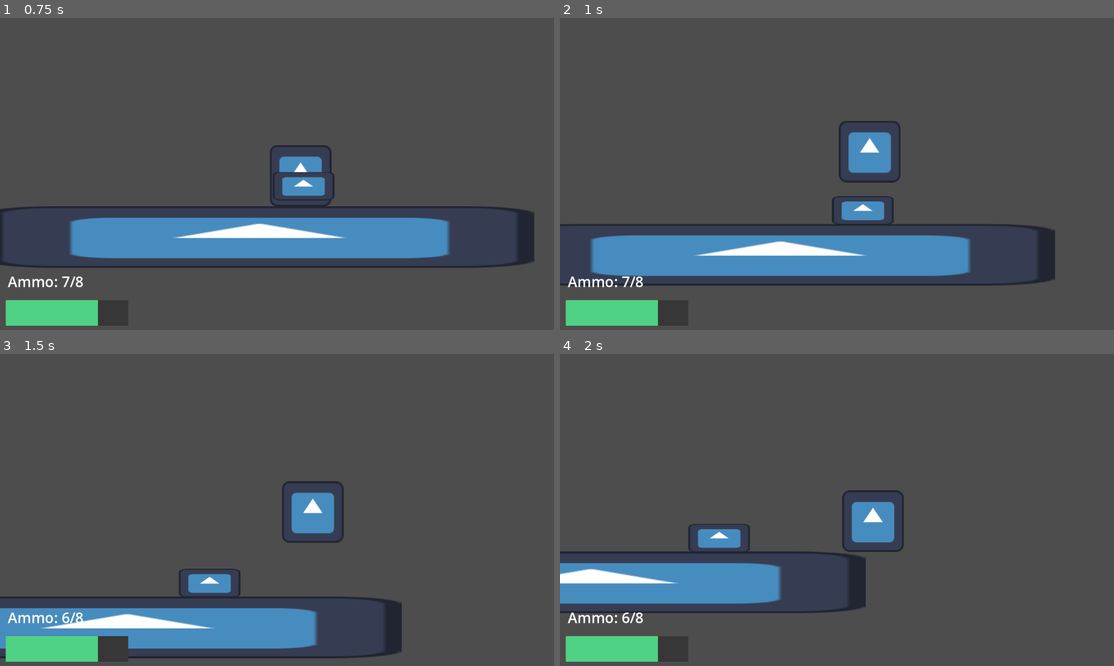
Above: before the commit, frames 1-4 (two rows, left to right).
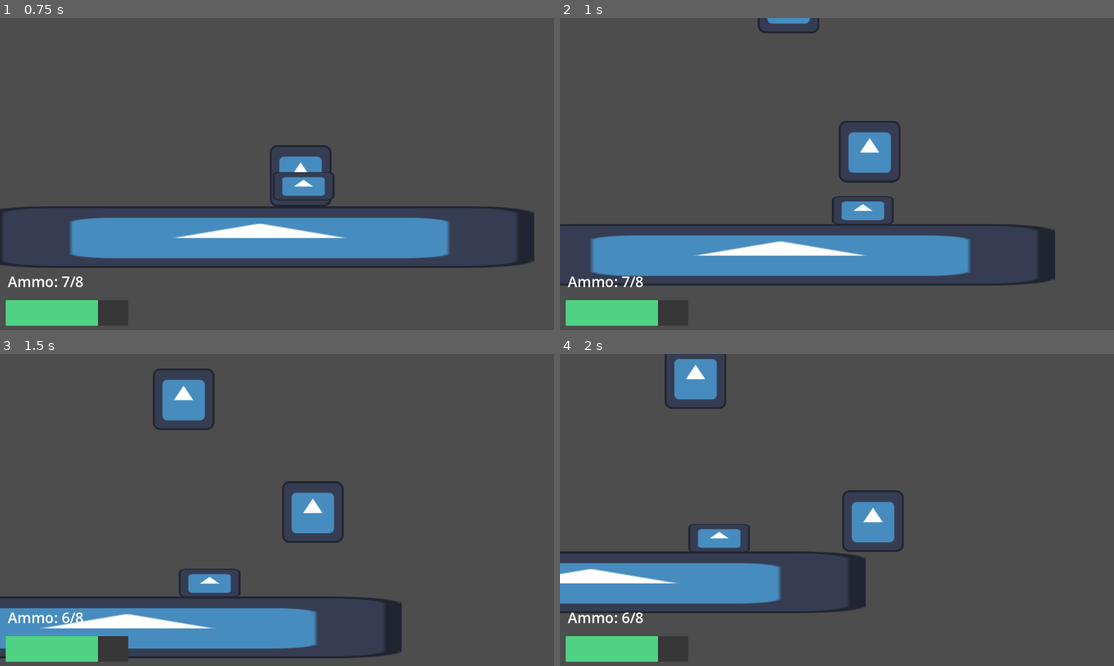
Above: after the commit, the same moments.

Repository: dzfrias/gladiator
Game: Godot game, scene res://scenes/test_scene.tscn
Two runs of this game, one before a commit and one after it. Both use one fixed random seed, a clock stepped at 60 frames per second and the inputs below. The engine's default icon, where the game draws it, is replaced by a stand-in: a white triangle on a blue panel in a dark square.
Inputs (mouse positions are in pixels of both pictures, inside the frame that each line leads up to):
- Up to frame 1 (0.75 s): move the mouse to (398, 158) at 0.52 s; press the mouse at (398, 158) at 0.53 s; hold D (right) from 0.53 s (still down)
- Up to frame 2 (1 s): keep holding D (right); tap Space (jump) at 0.77 s
- Up to frame 3 (1.5 s): keep holding D (right); move the mouse to (166, 525) at 1.27 s; release the mouse at (166, 525) at 1.28 s; click (166, 525) at 1.35 s
- Up to frame 4 (2 s): keep holding D (right); tap Space (jump) at 1.52 s

Frame 1 is identical in both runs. In frame 2, 0.3% of the frame differs, in the area x 35-47%, y 0-5%; in frame 3, 1.3%, in the area x 27-39%, y 4-25%; in frame 4, 1.2%.

Commit message:
Add basic vulture enemy

Diff:
--- a/scenes/test_scene.tscn
+++ b/scenes/test_scene.tscn
@@ -1,10 +1,11 @@
-[gd_scene load_steps=9 format=3 uid="uid://bwfjl353c2wgp"]
+[gd_scene load_steps=10 format=3 uid="uid://bwfjl353c2wgp"]
 
 [ext_resource type="PackedScene" uid="uid://dv7ihnextsw4v" path="res://scenes/player.tscn" id="1_ql7v1"]
 [ext_resource type="Texture2D" uid="uid://dccns2r7l5dx3" path="res://assets/icon.svg" id="2_xlqv4"]
 [ext_resource type="PackedScene" uid="uid://bydm8vffd6nwt" path="res://scenes/wolf.tscn" id="3_o7uif"]
 [ext_resource type="Script" path="res://scripts/ui/ammo_ui.gd" id="4_sei8v"]
 [ext_resource type="Script" path="res://scripts/ui/health_bar.gd" id="5_hwu5q"]
+[ext_resource type="PackedScene" uid="uid://brhth4kuom7aw" path="res://scenes/vulture.tscn" id="6_4ttbr"]
 
 [sub_resource type="RectangleShape2D" id="RectangleShape2D_yvj7l"]
 size = Vector2(128, 126)
@@ -57,3 +58,6 @@
 value = 100.0
 show_percentage = false
 script = ExtResource("5_hwu5q")
+
+[node name="Vulture" parent="." instance=ExtResource("6_4ttbr")]
+position = Vector2(0, -500)
--- /dev/null
+++ b/scenes/vulture.tscn
@@ -0,0 +1,36 @@
+[gd_scene load_steps=7 format=3 uid="uid://brhth4kuom7aw"]
+
+[ext_resource type="Script" path="res://scripts/vulture.gd" id="1_8pv11"]
+[ext_resource type="Texture2D" uid="uid://dccns2r7l5dx3" path="res://assets/icon.svg" id="1_mrh4i"]
+[ext_resource type="Script" path="res://scripts/health.gd" id="2_c4mip"]
+[ext_resource type="PackedScene" uid="uid://dxkwbttbgrri6" path="res://scenes/vulture_projectile.tscn" id="2_yrlq5"]
+
+[sub_resource type="RectangleShape2D" id="RectangleShape2D_g6s7y"]
+size = Vector2(127, 128)
+
+[sub_resource type="CircleShape2D" id="CircleShape2D_lsk7d"]
+radius = 797.023
+
+[node name="Vulture" type="Area2D"]
+collision_layer = 2
+script = ExtResource("1_8pv11")
+projectile = ExtResource("2_yrlq5")
+
+[node name="Sprite2D" type="Sprite2D" parent="."]
+texture = ExtResource("1_mrh4i")
+
+[node name="CollisionShape2D" type="CollisionShape2D" parent="."]
+position = Vector2(-0.5, 0)
+shape = SubResource("RectangleShape2D_g6s7y")
+
+[node name="Health" type="Node" parent="."]
+script = ExtResource("2_c4mip")
+max_health = 15.0
+
+[node name="DetectionZone" type="Area2D" parent="."]
+visible = false
+collision_mask = 6
+monitorable = false
+
+[node name="CollisionShape2D" type="CollisionShape2D" parent="DetectionZone"]
+shape = SubResource("CircleShape2D_lsk7d")
--- /dev/null
+++ b/scenes/vulture_projectile.tscn
@@ -0,0 +1,19 @@
+[gd_scene load_steps=4 format=3 uid="uid://dxkwbttbgrri6"]
+
+[ext_resource type="Texture2D" uid="uid://dccns2r7l5dx3" path="res://assets/icon.svg" id="1_5my2g"]
+[ext_resource type="Script" path="res://scripts/arc_projectile.gd" id="1_yrjeo"]
+
+[sub_resource type="CircleShape2D" id="CircleShape2D_f5hw0"]
+radius = 30.0
+
+[node name="VultureProjectile" type="Area2D"]
+collision_layer = 4
+collision_mask = 2
+script = ExtResource("1_yrjeo")
+
+[node name="Sprite2D" type="Sprite2D" parent="."]
+scale = Vector2(0.398438, 0.398438)
+texture = ExtResource("1_5my2g")
+
+[node name="CollisionShape2D" type="CollisionShape2D" parent="."]
+shape = SubResource("CircleShape2D_f5hw0")
--- /dev/null
+++ b/scripts/arc_projectile.gd
@@ -0,0 +1,23 @@
+class_name ArcProjectile extends Area2D
+
+var damage := 5.0
+
+var _velocity: Vector2
+
+func _ready() -> void:
+	body_entered.connect(_on_body_entered)
+
+func fire(speed: float, angle: float):
+	assert(speed >= 0)
+	_velocity = Vector2.RIGHT.rotated(angle) * speed
+
+func _process(delta: float) -> void:
+	_velocity.y += 980 * delta
+	position += _velocity * delta
+
+func _on_body_entered(body: Node2D) -> void:
+	if body is not Player:
+		return
+	var player := body as Player
+	player.damage(damage)
+	queue_free()
--- a/scripts/util/Constants.gd
+++ b/scripts/util/Constants.gd
@@ -3,3 +3,5 @@
 const ENVIRONMENT_LAYER = 1
 const ENTITY_LAYER = 2
 const INVINCIBLE_LAYER = 4
+
+const EPSILON = 0.000001
--- /dev/null
+++ b/scripts/vulture.gd
@@ -0,0 +1,119 @@
+class_name Vulture extends Area2D
+
+@export var x_speed := 200.0
+@export var y_speed := 100.0
+@export var stop_dist := 150.0
+@export var fly_height := 300.0
+@export var attack_idle_time := 1.0
+@export var attack_windup_time := 0.3
+@export var attack_cooldown_time := 2.0
+@export var projectile: PackedScene
+@export var projectile_speed := 500.0
+
+var _state := State.IDLE
+var _tracking: Node2D
+var _idle_time := 0.0
+var _can_attack := true
+const _GROUND_RAYCAST_DISTANCE = 10000.0
+
+enum State {
+	IDLE,
+	TRACKING,
+	ATTACK_WINDUP,
+}
+
+func _ready() -> void:
+	$DetectionZone.body_entered.connect(_on_detection_zone_body_entered)
+	$DetectionZone.body_exited.connect(_on_detection_zone_body_exited)
+	$Health.damage_taken.connect(_on_health_damage_taken)
+	$Health.died.connect(_on_health_died)
+
+func _process(delta: float) -> void:
+	var ground_y := _get_ground_y()
+	if abs((ground_y - fly_height) - position.y) > Constants.EPSILON:
+		position.y = move_toward(position.y, ground_y - fly_height, y_speed * delta)
+		_idle_time = 0.0
+
+	match _state:
+		State.IDLE:
+			# TODO patrol
+			pass
+		State.TRACKING:
+			assert(_tracking != null)
+			var x_dist = abs(position.x - _tracking.position.x)
+			if x_dist > stop_dist:
+				_idle_time = 0.0
+				position.x = move_toward(position.x, _tracking.position.x, x_speed * delta)
+			else:
+				_idle_time += delta
+				if _idle_time > attack_idle_time and _can_attack:
+					_attack()
+		State.ATTACK_WINDUP:
+			pass
+
+func _get_ground_y() -> float:
+	var space_state := get_world_2d().direct_space_state
+	var query := PhysicsRayQueryParameters2D.create(global_position, Vector2.DOWN * _GROUND_RAYCAST_DISTANCE, Constants.ENVIRONMENT_LAYER)
+	var result := space_state.intersect_ray(query)
+	assert(!result.is_empty())
+	return result.get("position").y
+
+func _attack() -> void:
+	var dx := _tracking.position.x - position.x
+	var dy := fly_height
+	_state = State.ATTACK_WINDUP
+	await get_tree().create_timer(attack_windup_time).timeout
+	assert(_state == State.ATTACK_WINDUP)
+	_state = State.TRACKING if _tracking else State.IDLE
+	var angle := _firing_angle(projectile_speed, dx, dy)
+	var p := projectile.instantiate() as ArcProjectile
+	get_tree().root.add_child(p)
+	p.fire(projectile_speed, angle)
+	p.position = position
+	_can_attack = false
+	await get_tree().create_timer(attack_cooldown_time).timeout
+	assert(not _can_attack)
+	_can_attack = true
+
+func _on_detection_zone_body_entered(body: Node2D) -> void:
+	if body is Player:
+		if _state == State.IDLE:
+			_state = State.TRACKING
+		_tracking = body
+
+func _on_detection_zone_body_exited(body: Node2D) -> void:
+	if body is Player:
+		_tracking = null
+		if _state == State.TRACKING:
+			_state = State.IDLE
+
+func _on_health_damage_taken(_amount: float) -> void:
+	print("Vulture damage taken")
+
+func _on_health_died() -> void:
+	print("Vulture died")
+	queue_free()
+
+static func _firing_angle(v: float, dx: float, dy: float) -> float:
+	const GRAVITY = 980.0
+
+	var a := -((GRAVITY * pow(dx, 2)) / (2 * pow(v, 2)))
+	var b := dx
+	var c := dy + a
+	var discriminant = pow(b, 2) - (4 * a * c)
+	# If this fails, our vulture is misconfigured
+	assert(discriminant > 0)
+	var root := sqrt(discriminant)
+	var angle1 := atan((-b - root) / (2 * a))
+	var angle2 := atan((-b + root) / (2 * a))
+
+	if dx > 0:
+		# angle1 should be in the 1st quadrant
+		assert(angle1 > 0)
+		# Negate to put into Godot's coordinate system (-y points upwards)
+		return -angle1
+	else:
+		# angle2 should be in the 4th quadrant
+		assert(angle2 < 0)
+		# Translate to the 2nd quadrant (for Godot's coordinate system)
+		return -PI - angle2
--- a/scripts/weapon.gd
+++ b/scripts/weapon.gd
@@ -32,6 +32,7 @@
 	var space_state = get_world_2d().direct_space_state
 	var direction = (mouse_position - global_position).normalized()
 	var query = PhysicsRayQueryParameters2D.create(global_position, global_position + (direction * weapon_stats.weapon_range))
+	query.collide_with_areas = true
 	query.exclude = [self]
 	var result = space_state.intersect_ray(query)
 	var bullet_path = bullet_path_scene.instantiate() as Line2D
